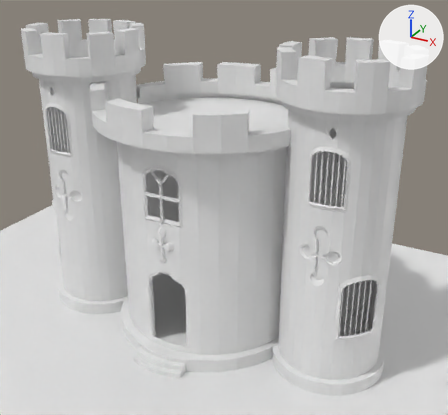
The Blender file test/Castle/castle.blend: old version first, new version second.
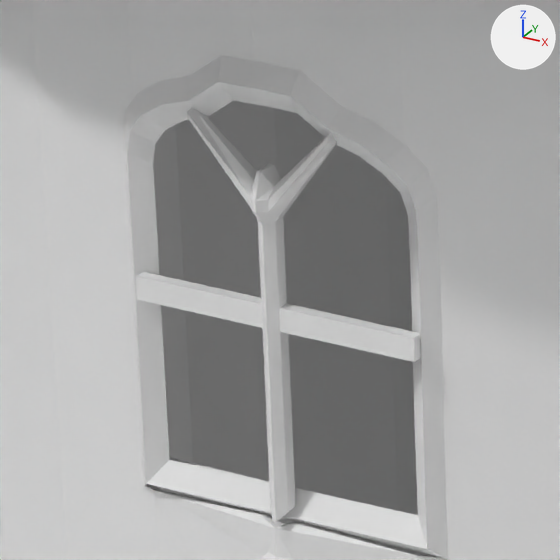
Each version is shown whole from a 50 mm camera at (9.73, -16.64, 12.69) aimed at (0.47, 0.21, 4.27), then close up on the part from 28% to 44% of the width and 38% to 55% of the height. Every picture has the same lights, and +X, +Y and +Z are marked at upper right. Materials are left out; every surface is plain grey.

In view in the first close-up: 'Center', 'Cube.004'.
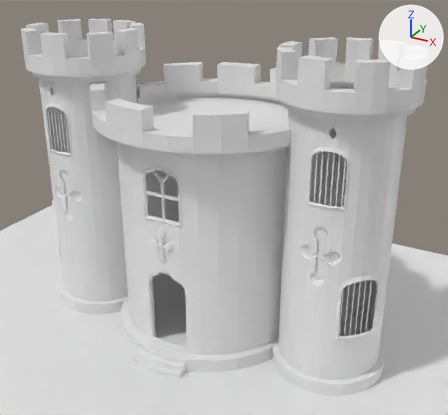
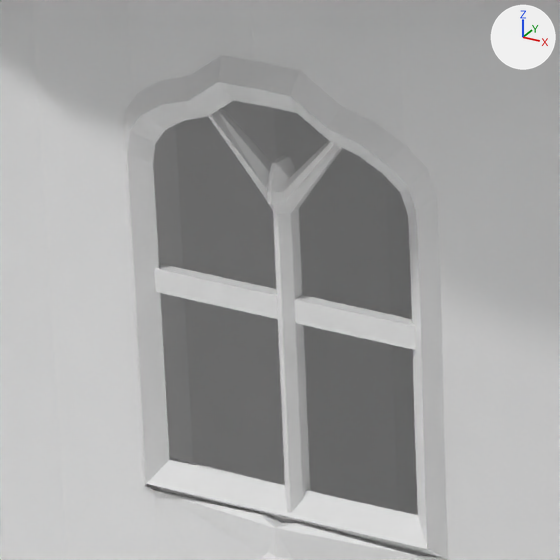
Boxes (x1, y1, x2, y2) around the edits, measured in the close-ups (560 x 560 px):
'Cube.004', moved: before (136, 108, 421, 523); after (155, 108, 416, 513)

The change, as a diff of the scene's bpy script:
```diff
--- a/test/Castle/castle.blend.py
+++ b/test/Castle/castle.blend.py
@@ me_cube_004 @@
 me_cube_004.from_pydata(...)  # 80 vertices, 78 faces; spans x -15.3..15.8, y -3.8..1.0, z -1.1..0.9
 # used by ob_cube_004; location = (-0.037, -2.714, 5.684); scale = (0.0398, 0.0256, 0.834)
+# me_cube_004 part 1: the whole mesh is moved by (3.1, 0.0, 0.0)
@@ ob_cube_004 @@
 ob_cube_004 = bpy.data.objects.new('Cube.004', me_cube_004)
-ob_cube_004.location = (-0.037, -2.714, 5.684)
+ob_cube_004.location = (-0.14, -2.643, 5.697)
 ob_cube_004.scale = (0.0398, 0.0256, 0.834)
```
